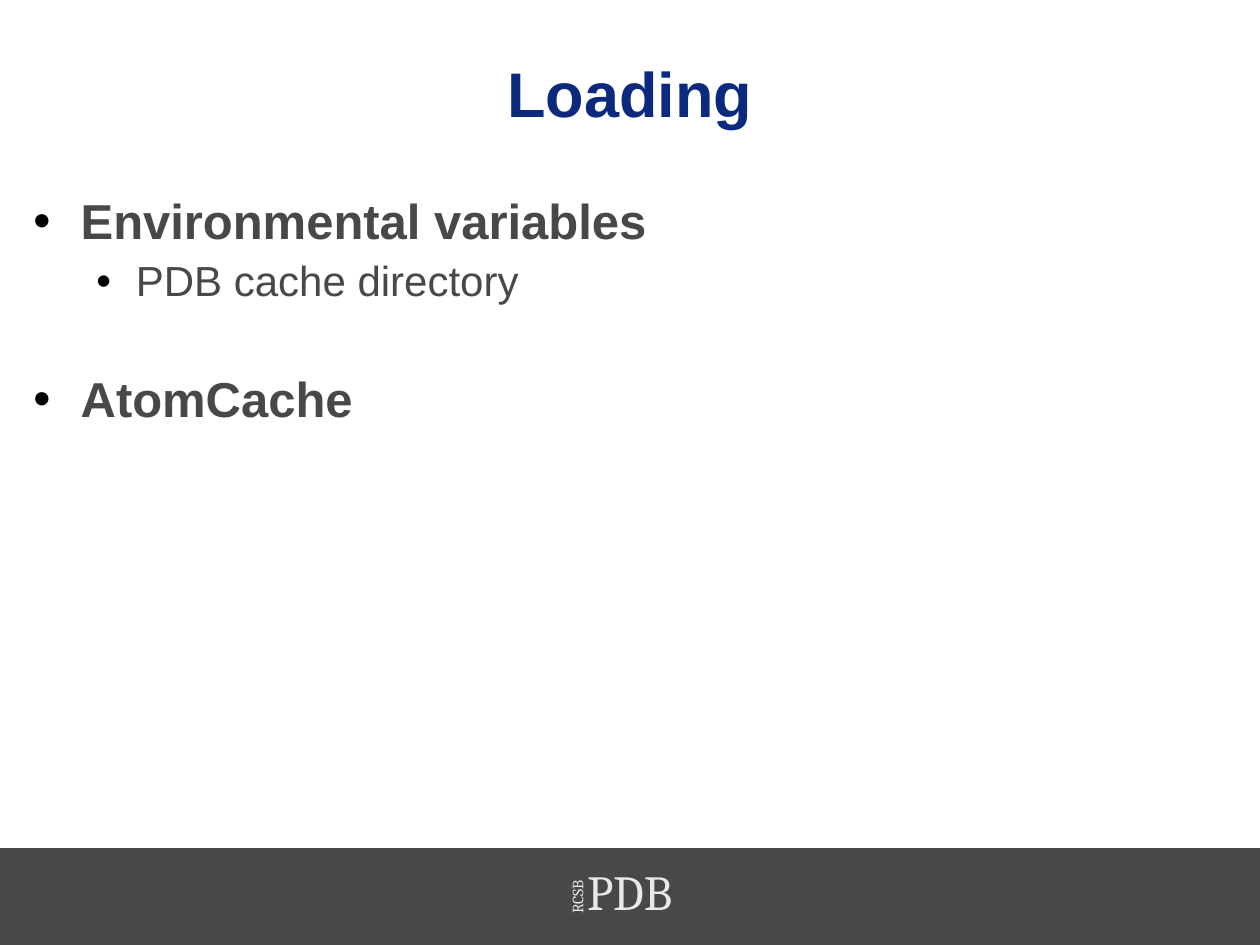
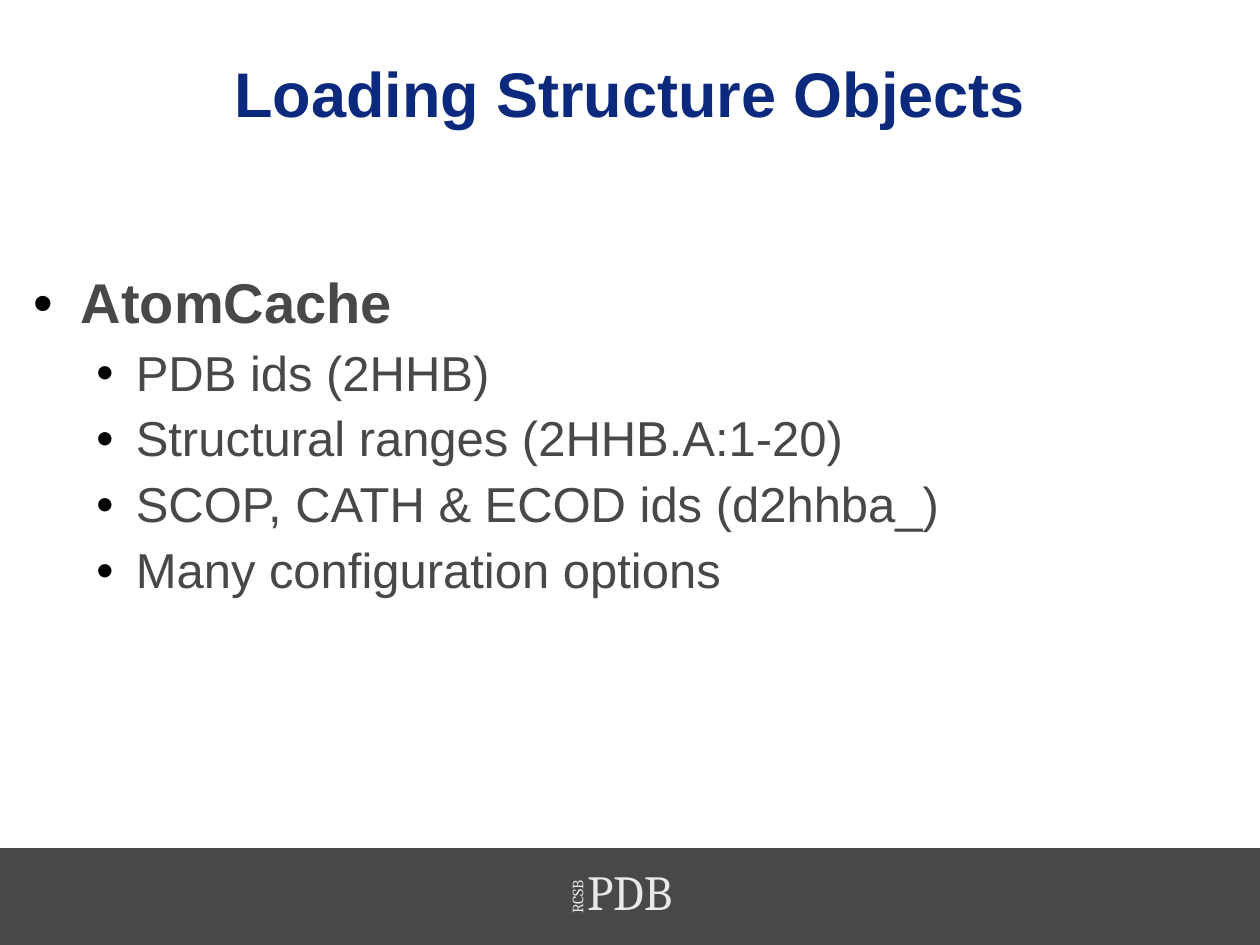
Before and after one commit to sbl-sdsc/mmtf-workshop-2017, a slide deck: slide 17 of 6-biojava/MMTF2017-BioJava.pptx (slide 13 before the commit). Drawn at 1260x945 pixels with LibreOffice and Linux fonts; fonts in the diff are those of the drawing; background and template pictures are left out. Boxes give left, top, right and bottom in pixels: in the first picture for what was removed or moved away, otherwise in the second. Text is boxed around its words. In the diff, an @@ line names an element or a change of style, - is before the commit and + after.

```diff
--- a/6-biojava/MMTF2017-BioJava.pptx
+++ b/6-biojava/MMTF2017-BioJava.pptx
@@ title at <box>234,71,1025,128</box>: text changed @@
-Loading
+Loading Structure Objects
@@ text at <box>81,203,646,305</box>: paragraphs removed @@
-• Environmental variables
-  • PDB cache directory
@@ text at <box>81,282,392,324</box>: size 28 to 32 pt in "AtomCache" @@
@@ text at <box>136,355,939,598</box>: paragraphs added @@
+  • PDB ids (2HHB)
+  • Structural ranges (2HHB.A:1-20)
+  • SCOP, CATH & ECOD ids (d2hhba_)
+  • Many configuration options
```
Also in this commit, not shown: 12 other slides changed, 6 slides added, 3 slides removed.
